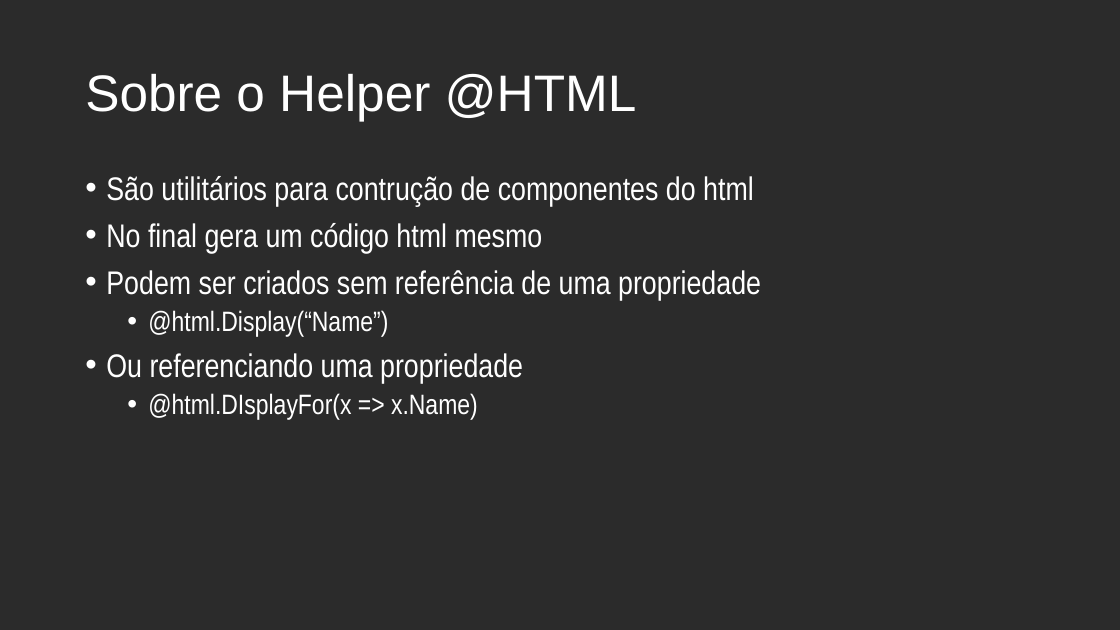
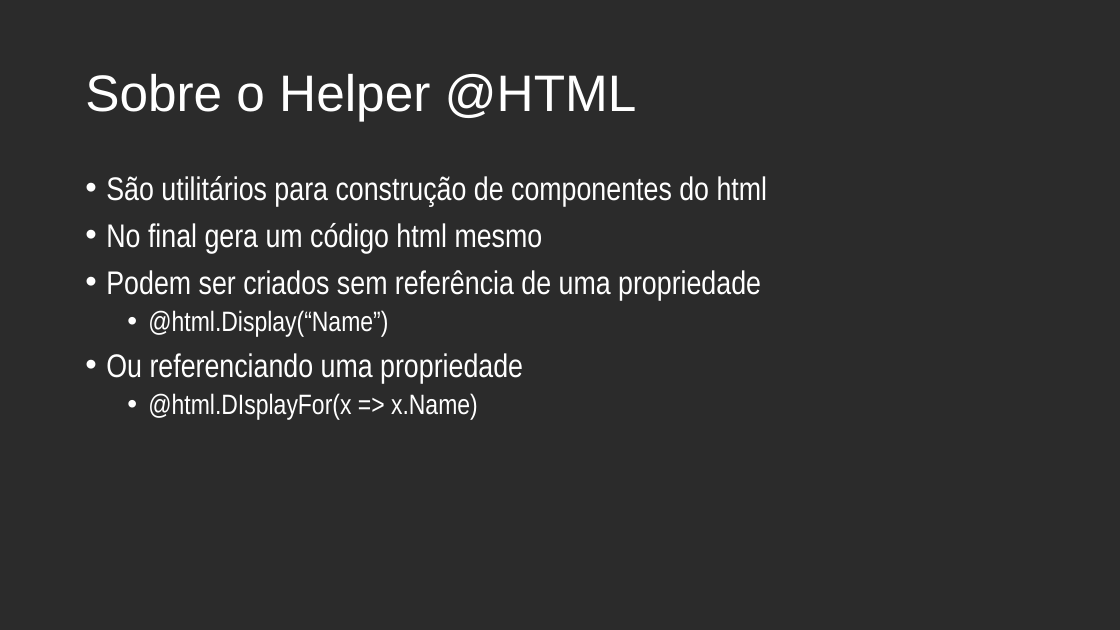
Before and after one commit to andrebaltieri/5502, a slide deck: slide 4 of Apresentações/Modulo 7/M07A02.pptx. Drawn at 1120x630 pixels with LibreOffice and Linux fonts; fonts in the diff are those of the drawing; background and template pictures are left out; a plain dark background stands for a picture behind light text. Boxes give left, top, right and bottom in pixels: in the first picture for what was removed or moved away, otherwise in the second. Text is boxed around its words. In the diff, an @@ line names an element or a change of style, - is before the commit and + after.

```diff
--- a/Apresentações/Modulo 7/M07A02.pptx
+++ b/Apresentações/Modulo 7/M07A02.pptx
@@ text at <box>106,176,768,206</box>: text changed @@
-• São utilitários para contrução de componentes do html
+• São utilitários para construção de componentes do html
```
Also in this commit, not shown: 1 other file.
